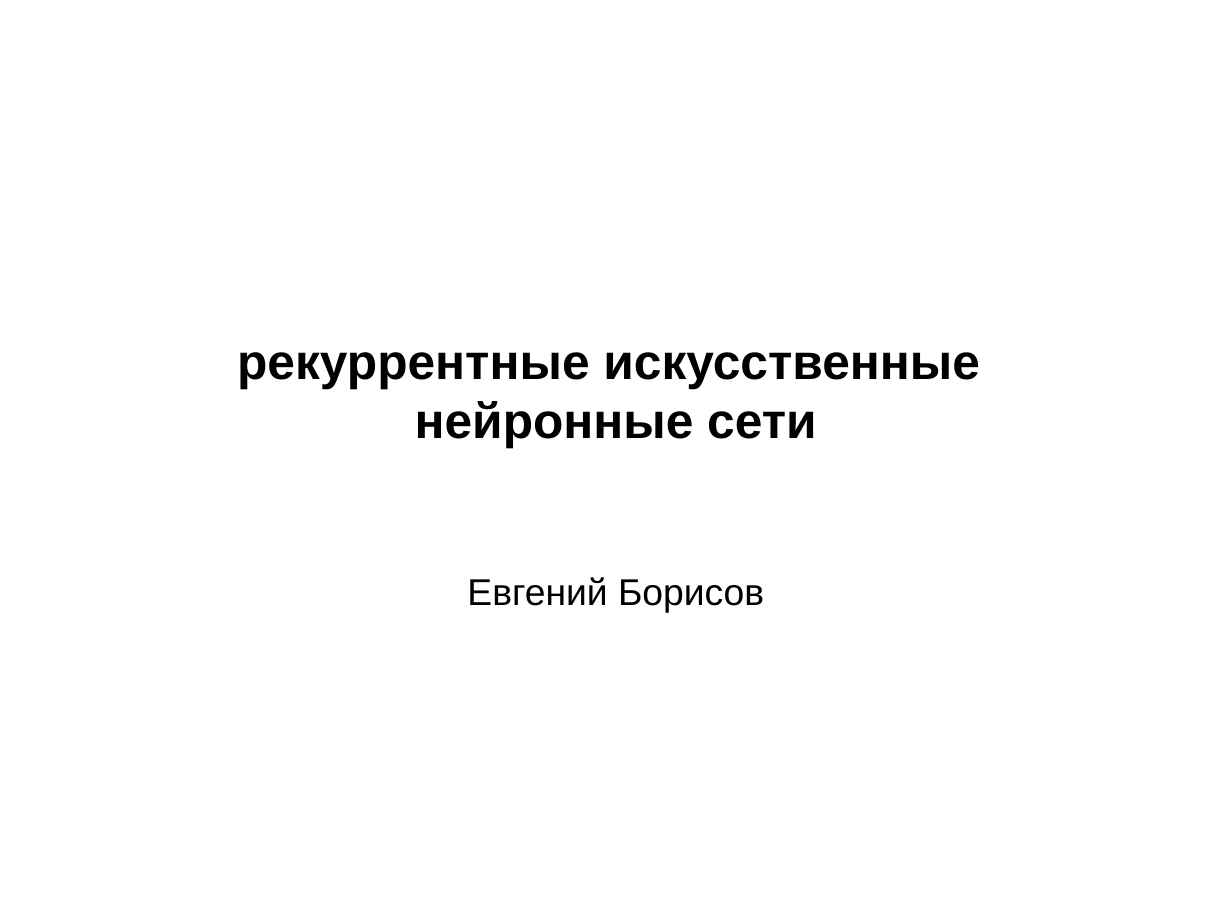
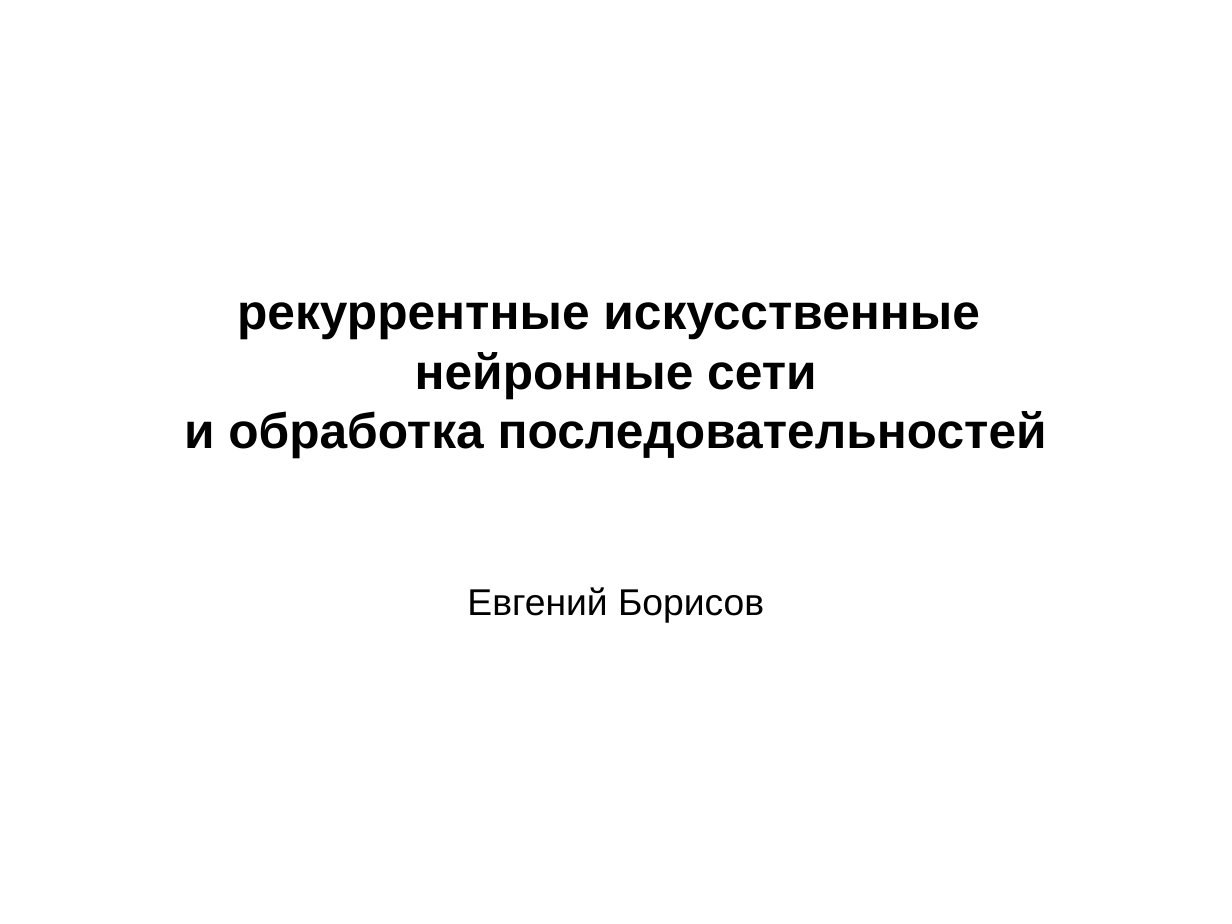
Before and after one commit to mechanoid5/ml_lectorium_legacy, a slide deck: slide 1 of 29-recurrent-ann.odp. Drawn at 1232x924 pixels with LibreOffice and Linux fonts; fonts in the diff are those of the drawing; background and template pictures are left out. Boxes give left, top, right and bottom in pixels: in the first picture for what was removed or moved away, otherwise in the second. Text is boxed around its words. In the diff, an @@ line names an element or a change of style, - is before the commit and + after.

```diff
--- a/29-recurrent-ann.odp
+++ b/29-recurrent-ann.odp
@@ subtitle at [184,411,1047,458]: paragraph added @@
+и обработка последовательностей
```
Also in this commit, not shown: 10 other files.
